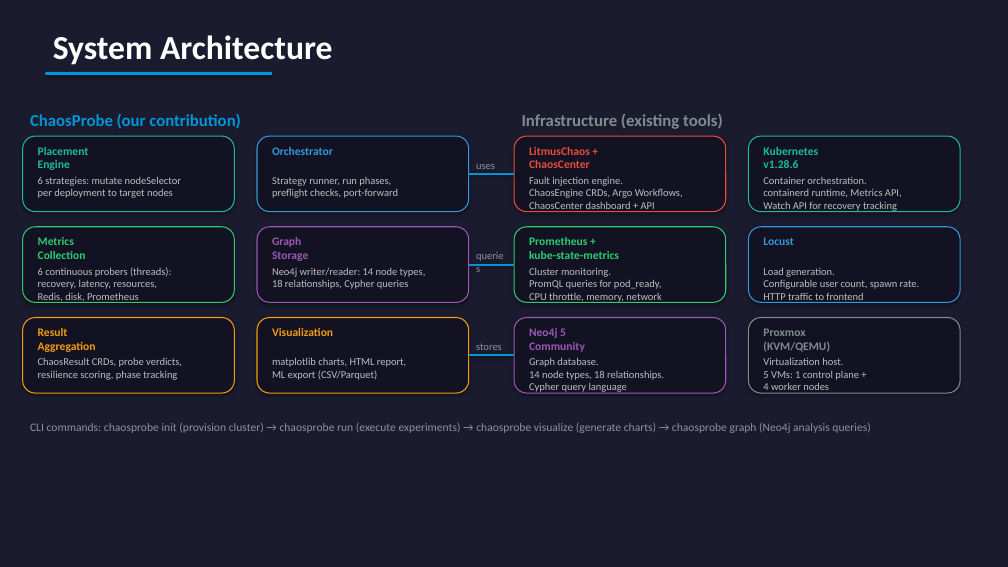
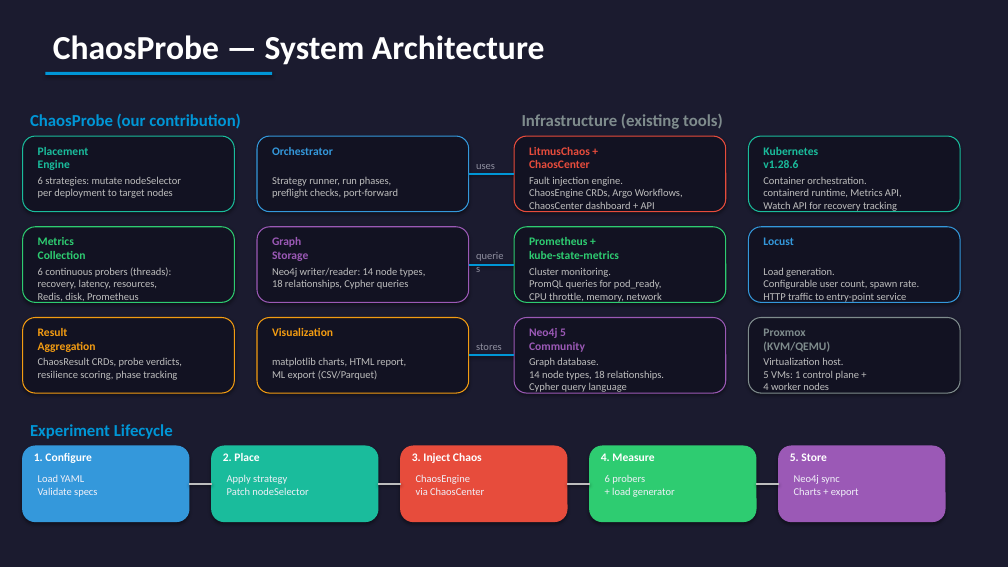
Before and after one commit to yhu02/uva-msc-thesis, a slide deck: slide 7 of ChaosProbe_Presentation.pptx. Drawn at 1008x567 pixels with LibreOffice and Linux fonts; fonts in the diff are those of the drawing. Boxes give left, top, right and bottom in pixels: in the first picture for what was removed or moved away, otherwise in the second. Text is boxed around its words. In the diff, an @@ line names an element or a change of style, - is before the commit and + after.

```diff
--- a/ChaosProbe_Presentation.pptx
+++ b/ChaosProbe_Presentation.pptx
@@ text at (x1=53, y1=35, x2=545, y2=65): text changed @@
-System Architecture
+ChaosProbe — System Architecture
@@ text at (x1=763, y1=267, x2=920, y2=303): text changed @@
-Load generation.
-Configurable user count, spawn rate.
-HTTP traffic to frontend
+Load generation.
+Configurable user count, spawn rate.
+HTTP traffic to entry-point service
@@ rounded rectangle added at (x1=23, y1=446, x2=189, y2=522), fill #3498DB, outline #3498DB 1 pt @@
@@ text at (x1=30, y1=424, x2=173, y2=439): text changed; size 11 to 16 pt; text colour #9090A0 to #0096D6; bold on @@
-CLI commands: chaosprobe init (provision cluster) → chaosprobe run (execute experiments) → chaosprobe visualize (generate charts) → chaosprobe graph (Neo4j analysis queries)
+Experiment Lifecycle
@@ rounded rectangle added at (x1=212, y1=446, x2=378, y2=522), fill #1ABC9C, outline #1ABC9C 1 pt @@
@@ rounded rectangle added at (x1=401, y1=446, x2=567, y2=522), fill #E74C3C, outline #E74C3C 1 pt @@
@@ rounded rectangle added at (x1=590, y1=446, x2=756, y2=522), fill #2ECC71, outline #2ECC71 1 pt @@
@@ rounded rectangle added at (x1=779, y1=446, x2=945, y2=522), fill #9B59B6, outline #9B59B6 1 pt @@
@@ text added at (x1=34, y1=453, x2=91, y2=463), 11 pt, text #FFFFFF, bold @@
+1. Configure
@@ text added at (x1=38, y1=475, x2=97, y2=497), 10 pt, text #F0F0F8 @@
+Load YAML
+Validate specs
@@ text added at (x1=223, y1=453, x2=259, y2=461), 11 pt, text #FFFFFF, bold @@
+2. Place
@@ text added at (x1=227, y1=474, x2=308, y2=495), 10 pt, text #F0F0F8 @@
+Apply strategy
+Patch nodeSelector
@@ text added at (x1=412, y1=453, x2=482, y2=463), 11 pt, text #FFFFFF, bold @@
+3. Inject Chaos
@@ text added at (x1=416, y1=475, x2=484, y2=495), 10 pt, text #F0F0F8 @@
+ChaosEngine
+via ChaosCenter
@@ text added at (x1=601, y1=453, x2=654, y2=461), 11 pt, text #FFFFFF, bold @@
+4. Measure
@@ text added at (x1=605, y1=475, x2=675, y2=497), 10 pt, text #F0F0F8 @@
+6 probers
++ load generator
@@ text added at (x1=790, y1=453, x2=826, y2=461), 11 pt, text #FFFFFF, bold @@
+5. Store
@@ text added at (x1=794, y1=475, x2=859, y2=497), 10 pt, text #F0F0F8 @@
+Neo4j sync
+Charts + export
@@ line added from (189, 484) to (212, 484), #BDBDBD 2 pt @@
@@ line added from (378, 484) to (401, 484), #BDBDBD 2 pt @@
@@ line added from (567, 484) to (590, 484), #BDBDBD 2 pt @@
@@ line added from (756, 484) to (779, 484), #BDBDBD 2 pt @@
```
Also in this commit, not shown: 3 other slides changed, 11 slides added, 14 slides removed, 18 other files.
